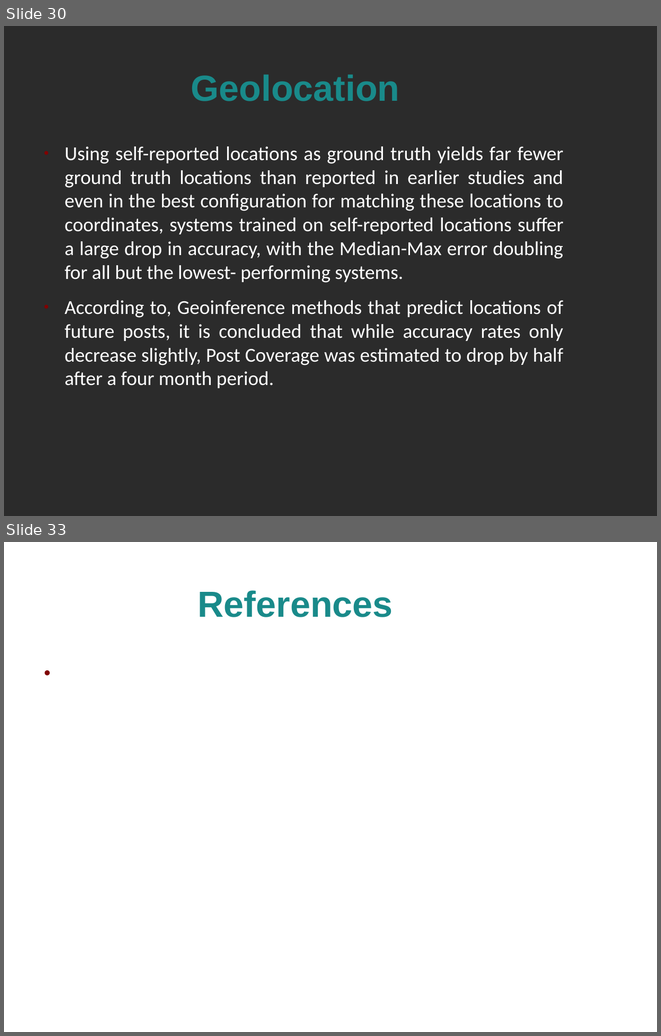
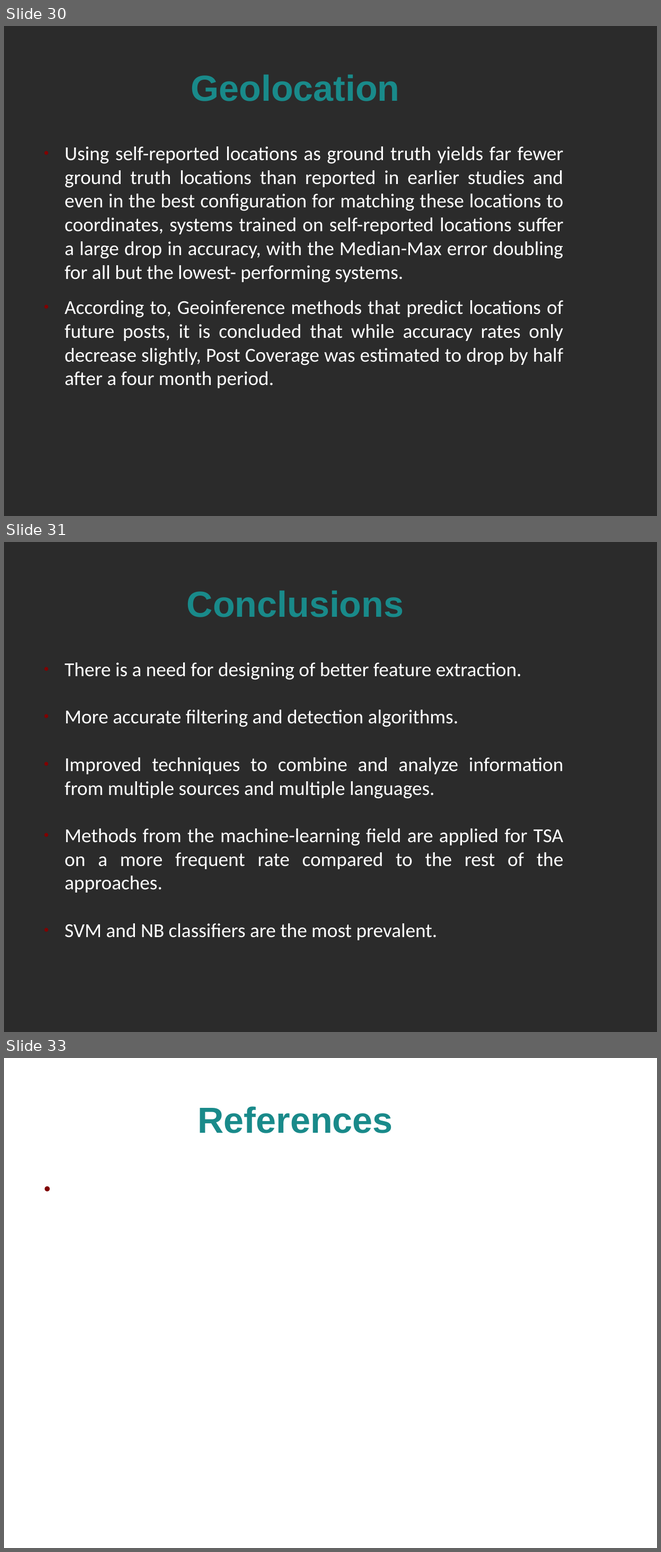
Before and after one commit to alextsil/twitter-topic-detection-and-analysis, a slide deck: parousiasi/presentation.odp. Shown one above the other, each under a label of ours: slides 30 and 33 before the commit, slides 30, 31 and 33 after it; the slides between them are not shown. The pictures are 661x1036 and 661x1552 pixels, drawn with LibreOffice and Linux fonts; fonts in the diff are those of the drawing; background and template pictures are left out; a plain dark background stands for a picture behind light text. Boxes give left, top, right and bottom in pixels: in the first picture for what was removed or moved away, otherwise in the second. Text is boxed around its words. In the diff, an @@ line names an element or a change of style, - is before the commit and + after.

Commit message:
Presentation: Conclusion

```diff
--- a/parousiasi/presentation.odp
+++ b/parousiasi/presentation.odp
@@ slide 31 added at box(4, 542, 657, 1032), background picture (left out) @@
@@ title added at box(187, 590, 404, 617), 44 pt, text #198A8A, bold @@
+Conclusions
@@ text added at box(64, 662, 564, 940), 24 pt, text #FFFFFF @@
+● There is a need for designing of better feature extraction.
+● More accurate filtering and detection algorithms.
+● Improved techniques to combine and analyze information from multiple sources and multiple languages.
+● Methods from the machine-learning field are applied for TSA on a more frequent rate compared to the rest of the approaches.
+● SVM and NB classifiers are the most prevalent.
```
Also in this commit, not shown: 8 slides changed, 1 other slide added, 2 slides removed, 4 other files.
